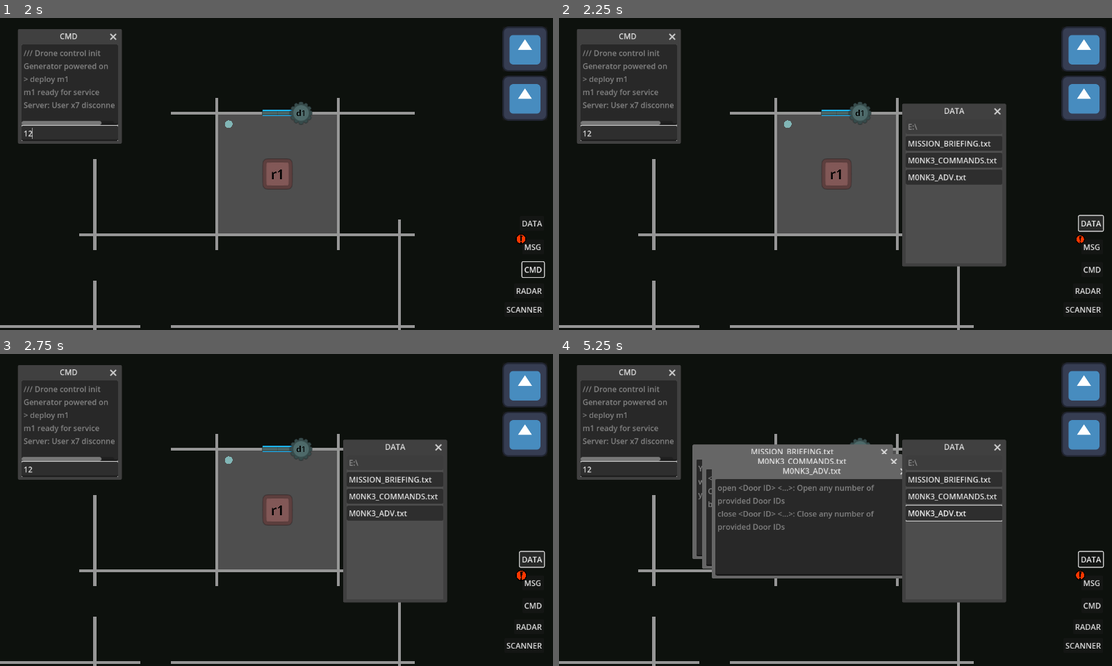
Above: before the commit, frames 1-4 (two rows, left to right).
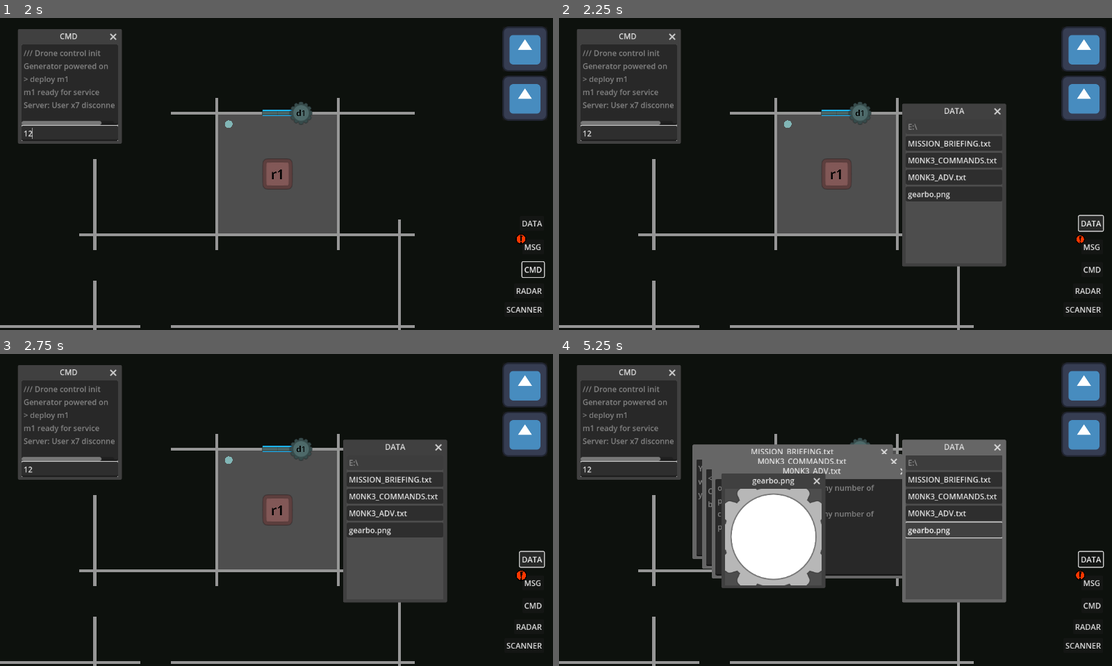
Above: after the commit, the same moments.

Repository: Adam-Gallina/ldj59
Game: Godot game, scene res://map.tscn
Two runs of this game, one before a commit and one after it. Both use one fixed random seed, a clock stepped at 60 frames per second and the inputs below. The engine's default icon, where the game draws it, is replaced by a stand-in: a white triangle on a blue panel in a dark square.
Inputs (mouse positions are in pixels of both pictures, inside the frame that each line leads up to):
- Up to frame 1 (2 s): click "CMD" at 0.5 s; click (71, 133) at 1.27 s; type "12" at 1.35 s
- Up to frame 2 (2.25 s): click "DATA" at 2 s
- Up to frame 3 (2.75 s): no input
- Up to frame 4 (5.25 s): click "MISSION_BRIEFING.txt" at 2.75 s; click "M0NK3_COMMANDS.txt" at 3.5 s; click "M0NK3_ADV.txt" at 4.25 s; click (951, 528) at 5 s, where only the run after the commit has a clickable "gearbo.png"

Frame 1 is identical in both runs. In frame 2, 0.8% of the frame differs, in the area x 62-81%, y 54-59%; in frame 3, 0.8%; in frame 4, 8.2%, in the area x 29-81%, y 27-80%.

Commit message:
Added image support to data

Diff:
--- a/Environment/Interactive/router.gd
+++ b/Environment/Interactive/router.gd
@@ -11,3 +11,15 @@
 
 func reveal_model():
 	get_node('%Model').layers = 1
+
+
+func process_command(cmd:String, args:Array[String]):
+	if cmd == 'ping':
+		print(cmd, ' ', args, ' ', args[0] == RouterID, ' ', RouterID)
+		if args.size() > 0 and args[0] == RouterID:
+			if PowerSource != null and not PowerSource.is_active():
+				return null
+			DoorManager.reveal_model(self)
+			return CommandManager.CommandOutput.new(true, [RouterID + ': pong'])
+
+	return null
--- a/Environment/Interactive/router.tscn
+++ b/Environment/Interactive/router.tscn
@@ -10,7 +10,7 @@
 [sub_resource type="StandardMaterial3D" id="StandardMaterial3D_qn6st"]
 albedo_color = Color(0.490659, 0.70366, 0.70366, 1)
 
-[node name="Router" type="Node3D"]
+[node name="Router" type="Node3D" groups=["Commands"]]
 script = ExtResource("1_adyp5")
 
 [node name="Model" type="MeshInstance3D" parent="."]
--- a/Environment/Interactive/server.gd
+++ b/Environment/Interactive/server.gd
@@ -63,3 +63,18 @@
 
 func _on_body_exited(_body:Node3D, _z:int):
 	_tracked_body = null
+
+
+
+func process_command(cmd:String, _args:Array[String]):
+	if not is_active(): return null
+
+	if cmd == 'routers':
+		var routers = get_tree().root.get_node('Map/RadarWindow').Routers
+		var out = []
+		for r in routers:
+			var status = 'Online' if r.PowerSource.is_active() else 'Offline'
+			out.append('{0}\t| {1}'.format([r.RouterID, status]))
+		return CommandManager.CommandOutput.new(true, out)
+
+	return null
--- a/Environment/Interactive/server.tscn
+++ b/Environment/Interactive/server.tscn
@@ -20,7 +20,7 @@
 [sub_resource type="StandardMaterial3D" id="StandardMaterial3D_uvgqj"]
 albedo_color = Color(0.173268, 0.438902, 0.174738, 1)
 
-[node name="Server" type="StaticBody3D" node_paths=PackedStringArray("FakeDrone")]
+[node name="Server" type="StaticBody3D" node_paths=PackedStringArray("FakeDrone") groups=["Commands"]]
 script = ExtResource("1_tjcjb")
 DroneScene = ExtResource("2_sc8gk")
 DroneID = "m2"
--- a/Popups/file_window.gd
+++ b/Popups/file_window.gd
@@ -1,4 +1,5 @@
 extends PopupWindow
+class_name FileWindow
 
 func set_file(filename, filepath):
 	title = filename
--- /dev/null
+++ b/Popups/image_window.gd
@@ -0,0 +1,6 @@
+extends FileWindow
+
+func set_file(filename, filepath):
+	title = filename
+
+	$TextureRect.texture = load(filepath)
--- /dev/null
+++ b/Popups/image_window.tscn
@@ -0,0 +1,21 @@
+[gd_scene load_steps=3 format=3 uid="uid://bc8bhswhxd3wv"]
+
+[ext_resource type="Script" uid="uid://dvmhoobtv38t2" path="res://Popups/image_window.gd" id="1_bs3lk"]
+[ext_resource type="Texture2D" uid="uid://dp6qtl52sxvo8" path="res://icon.svg" id="2_bs3lk"]
+
+[node name="ImageWindow" type="Window"]
+auto_translate_mode = 1
+position = Vector2i(285, 220)
+size = Vector2i(200, 200)
+script = ExtResource("1_bs3lk")
+
+[node name="TextureRect" type="TextureRect" parent="."]
+anchors_preset = 15
+anchor_right = 1.0
+anchor_bottom = 1.0
+grow_horizontal = 2
+grow_vertical = 2
+texture = ExtResource("2_bs3lk")
+stretch_mode = 4
+
+[connection signal="close_requested" from="." to="." method="queue_free"]
--- a/Popups/log_window.gd
+++ b/Popups/log_window.gd
@@ -3,6 +3,7 @@
 
 @export var FileButtonScene : PackedScene
 @export var FileWindowScene : PackedScene
+@export var ImageWindowScene : PackedScene
 
 @onready var _button_parent = $ScrollContainer/VBoxContainer
 
@@ -14,6 +15,7 @@
 	add_file('MISSION_BRIEFING.txt', 'res://Popups/Documents/mission_briefing.txt')
 	add_file('M0NK3_COMMANDS.txt', 'res://Popups/Documents/basic_commands.txt')
 	add_file('M0NK3_ADV.txt', 'res://Popups/Documents/advanced_commands.txt')
+	add_file('gearbo.png', 'res://Icons/Images/Gear.png')
 
 func add_file(filename, filepath):
 	var b = FileButtonScene.instantiate()
@@ -22,14 +24,20 @@
 	_button_parent.add_child(b)
 
 
-func open_file(filename, filepath):
-	var w = FileWindowScene.instantiate()
+func open_file(filename:String, filepath:String):
+	var w : PopupWindow
+	if filepath.ends_with('.txt'):
+		w = FileWindowScene.instantiate()
+	elif filepath.ends_with('.png'):
+		w = ImageWindowScene.instantiate()
+	else:
+		printerr('LogWindow: Unhandled filetype - ', filepath)
+		return
+
 	get_parent().add_child(w)
 	w.set_file(filename, filepath)
 
 	if _last_window != null:
-
-
 		if (_last_window.position.x - DefaultFileX) % 20 == 0 and (_last_window.position.y - DefaultFileY) % 20 == 0:
 			w.position = _last_window.position + Vector2i(20, 20)
 	_last_window = w
--- a/Popups/log_window.tscn
+++ b/Popups/log_window.tscn
@@ -1,8 +1,9 @@
-[gd_scene load_steps=4 format=3 uid="uid://cfjxyang2aohu"]
+[gd_scene load_steps=5 format=3 uid="uid://cfjxyang2aohu"]
 
 [ext_resource type="Script" uid="uid://dodxuewdrl6vr" path="res://Popups/log_window.gd" id="1_iaf63"]
 [ext_resource type="PackedScene" uid="uid://djxqixlr73ckx" path="res://Popups/file_button.tscn" id="2_5pqvg"]
 [ext_resource type="PackedScene" uid="uid://dboioetadrk0" path="res://Popups/file_window.tscn" id="2_53mxp"]
+[ext_resource type="PackedScene" uid="uid://bc8bhswhxd3wv" path="res://Popups/image_window.tscn" id="4_3x6hi"]
 
 [node name="DataWindow" type="Window"]
 title = "DATA"
@@ -11,6 +12,7 @@
 script = ExtResource("1_iaf63")
 FileButtonScene = ExtResource("2_5pqvg")
 FileWindowScene = ExtResource("2_53mxp")
+ImageWindowScene = ExtResource("4_3x6hi")
 
 [node name="ScrollContainer" type="ScrollContainer" parent="."]
 anchors_preset = 15
--- a/game_controller.gd
+++ b/game_controller.gd
@@ -42,6 +42,7 @@
 	if DEBUG_gen_start_active:
 		await $Rooms/Room5/Generator.interaction_start(null)
 	if DEBUG_server_always_active:
+		await $Rooms/Room9/Server.interaction_start(null)
 		await $Rooms/Room9/Server.interaction_start(null)
 
 
Not shown, added: Popups/image_window.gd.uid
